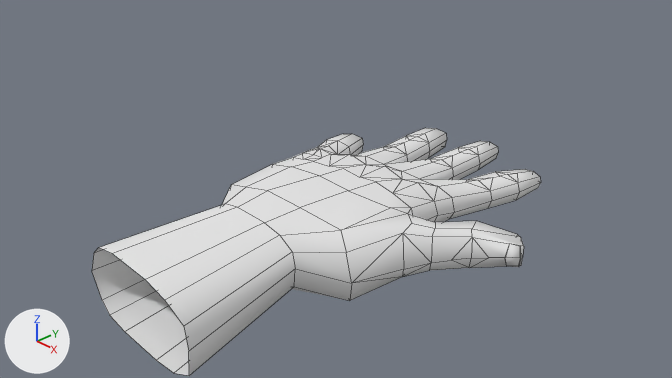
Before and after pictures for a commit that changed the Blender file OBJECTS VOLUME 2/MÃO ESQUELETO.blend.
Rendered twice from the file's camera 'Camera'. Arrows for +X, +Y and +Z are at lower left; the lights stay in place. Mesh edges are drawn as thin lines.
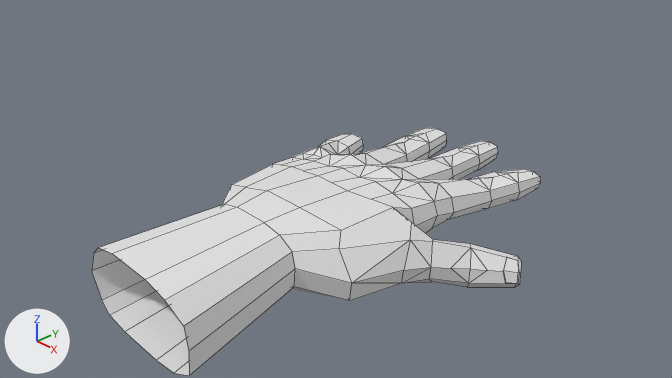
Where the newer file only moved an object's origin or applied its transform, the numbers keep the older frame.

Location of each change, [x1, y1, x2, y2] in pixels of the pictures (672 x 378 px; the box of a moved part takes in the faces that stretch with it):
```json
{"part": 1, "of": "me_cube", "change": "moved or reshaped", "before": [232, 128, 524, 300], "after": [232, 128, 521, 300]}
{"part": 2, "of": "me_cube", "change": "moved or reshaped", "before": [404, 169, 540, 201], "after": [404, 169, 540, 201]}
```

Edits to the scene script, one JSON object a line:
```json
{"block": "me_cube", "where": "# used by ob_cube; location = (0.0, 0.0, 0.0)"}
{"block": "me_cube", "where": "# verts and faces of me_cube; kept vertices keep their numbers, new ones are numbered from 266"}
{"block": "me_cube", "where": "# before: 157 (1.62, 3.53, -0.14), 158 (1.16, 1.61, 0.34) at pixel (437, 186), 159 (1.5, 2.98, 0.21) at pixel (507, 174), 160 (1.34, 2.4, 0.24) at pixel (478, 180), 164 (1.48, 2.98, -0.19)"}
{"block": "me_cube", "where": "# before: 165 (1.34, 2.4, -0.17), 166 (1.16, 1.61, -0.14), 256 (1.29, 2.15, 0.27) at pixel (465, 182), 261 (1.46, 2.82, 0.22) at pixel (499, 176), 262 (1.55, 3.2, 0.18) at pixel (517, 173)"}
{"op": "remove", "block": "me_cube", "code": "me_cube.from_pydata(...)  # 266 vertices, 289 faces; spans x -1.79..2.96, y -3.2..4.04, z -0.57..0.65"}
{"op": "remove", "block": "me_cube", "code": "me_cube.materials.append(mat_material)  # white #e7e7e7"}
{"op": "add", "block": "me_cube", "code": "me_cube.from_pydata(...)  # 269 vertices, 291 faces; spans x -1.79..3.0, y -3.2..4.04, z -0.61..0.65"}
{"block": "me_cube", "change": "me_cube part 1"}
{"block": "me_cube", "change": "1 vertex is removed from x 1.41, y 0.26, z 0.55"}
{"block": "me_cube", "change": "10 faces are deleted"}
{"block": "me_cube", "change": "10 vertices in x -1.54..0.43, y 1.21..4.01, z -0.19..-0.14 move by (0.0, 0.0, -0.08)"}
{"block": "me_cube", "change": "8 vertices in x -1.29..0.42, y 1.21..2.62, z 0.23..0.37 move by (0.0, 0.0, 0.05)"}
{"block": "me_cube", "change": "4 vertices in x -0.6..0.41, y 3.12..3.64, z 0.18..0.21 move by (0.0, 0.0, 0.01)"}
{"block": "me_cube", "change": "52 vertices move from x -1.42..2.96, y -0.86..3.39, z -0.26..0.46 to x -1.42..3.0, y -0.82..3.39, z -0.61..0.52"}
{"block": "me_cube", "change": "4 vertices are added at (-0.34, 0.18, 0.55), (0.31, 0.18, 0.57), (1.04, 0.26, 0.54), (-0.9, 0.18, 0.45)"}
{"block": "me_cube", "change": "12 new faces join them"}
{"block": "me_cube", "change": "me_cube part 2"}
{"op": "add", "block": "me_cube", "code": "for i in [157, 164, 166]: verts[i] += (0.0, 0.0, -0.08)"}
{"op": "add", "block": "me_cube", "code": "for i in [158, 160, 256]: verts[i] += (0.0, 0.0, 0.05)"}
{"op": "add", "block": "me_cube", "code": "verts[262] = (1.55, 3.2, 0.2)  # moved, pixel (517, 172)"}
{"op": "add", "block": "me_cube", "code": "verts[165] = (1.34, 2.4, -0.26)  # moved"}
{"op": "add", "block": "me_cube", "code": "verts[261] = (1.46, 2.82, 0.23)  # moved, pixel (499, 175)"}
{"op": "add", "block": "me_cube", "code": "verts[159] = (1.5, 2.98, 0.22)  # moved, pixel (507, 173)"}
{"block": "me_cube", "change": "me_cube part 3: the surface is now shaded flat"}
```
